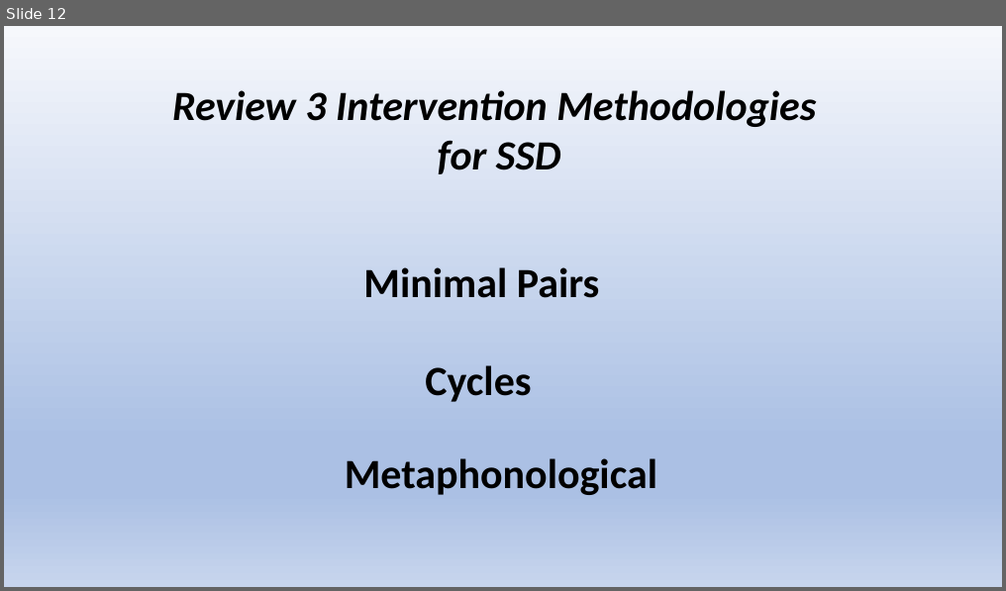
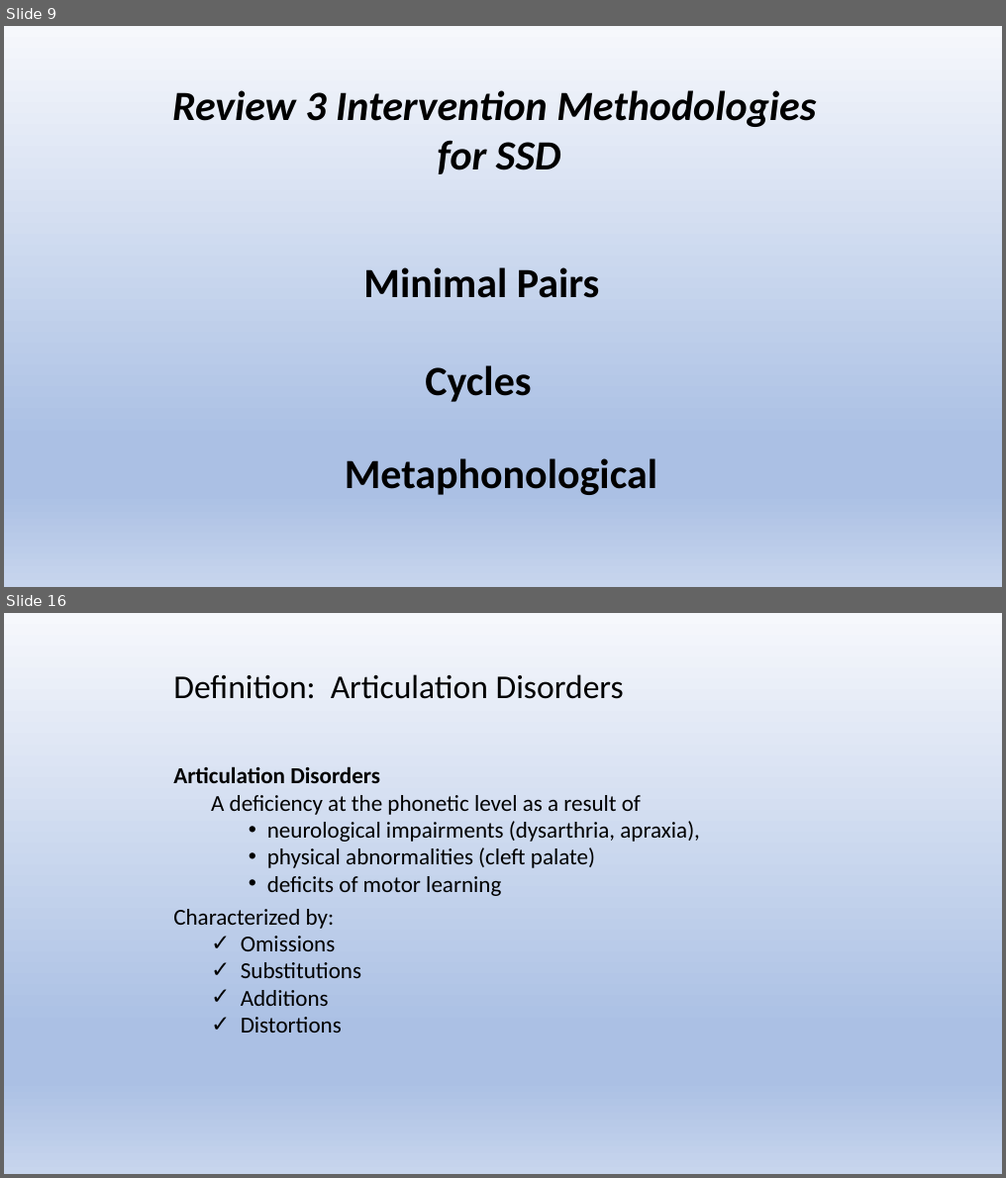
Before and after one commit to Jim-Wright90/cds431_sp22, a slide deck: slides/cds431_week2_1.pptx. Shown one above the other, each under a label of ours: slide 12 before the commit, slides 9 and 16 after it; the slides between them are not shown. The pictures are 1006x591 and 1006x1178 pixels, drawn with LibreOffice and Linux fonts; fonts in the diff are those of the drawing. Boxes give left, top, right and bottom in pixels: in the first picture for what was removed or moved away, otherwise in the second. Text is boxed around its words. In the diff, an @@ line names an element or a change of style, - is before the commit and + after.

```diff
--- a/slides/cds431_week2_1.pptx
+++ b/slides/cds431_week2_1.pptx
@@ slide 16 added at box(4, 613, 1002, 1174), background gradient #F6F8FC to #ABC0E4 to #C7D5ED @@
@@ title added at box(173, 674, 624, 699), 32 pt, text #000000 @@
+Definition: Articulation Disorders
@@ text added at box(173, 766, 700, 1033), 22 pt, text #000000 @@
+Articulation Disorders
+  A deficiency at the phonetic level as a result of
+    • neurological impairments (dysarthria, apraxia),
+    • physical abnormalities (cleft palate)
+    • deficits of motor learning
+Characterized by:
+  ✓ Omissions
+  ✓ Substitutions
+  ✓ Additions
+  ✓ Distortions
@@ what was slide 12 is now slide 9 @@
```
Also in this commit, not shown: 25 other slides added, 3 slides removed, 3 other files.
